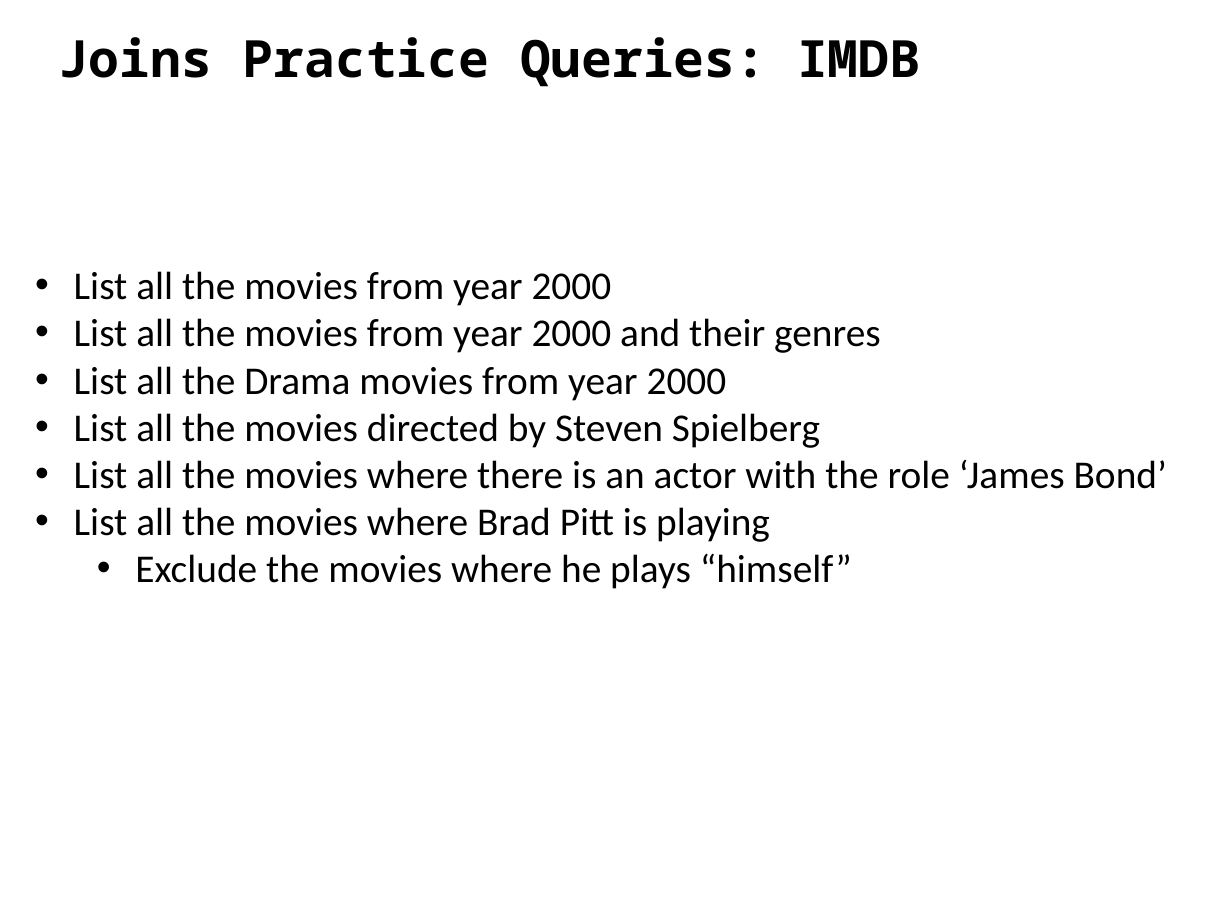
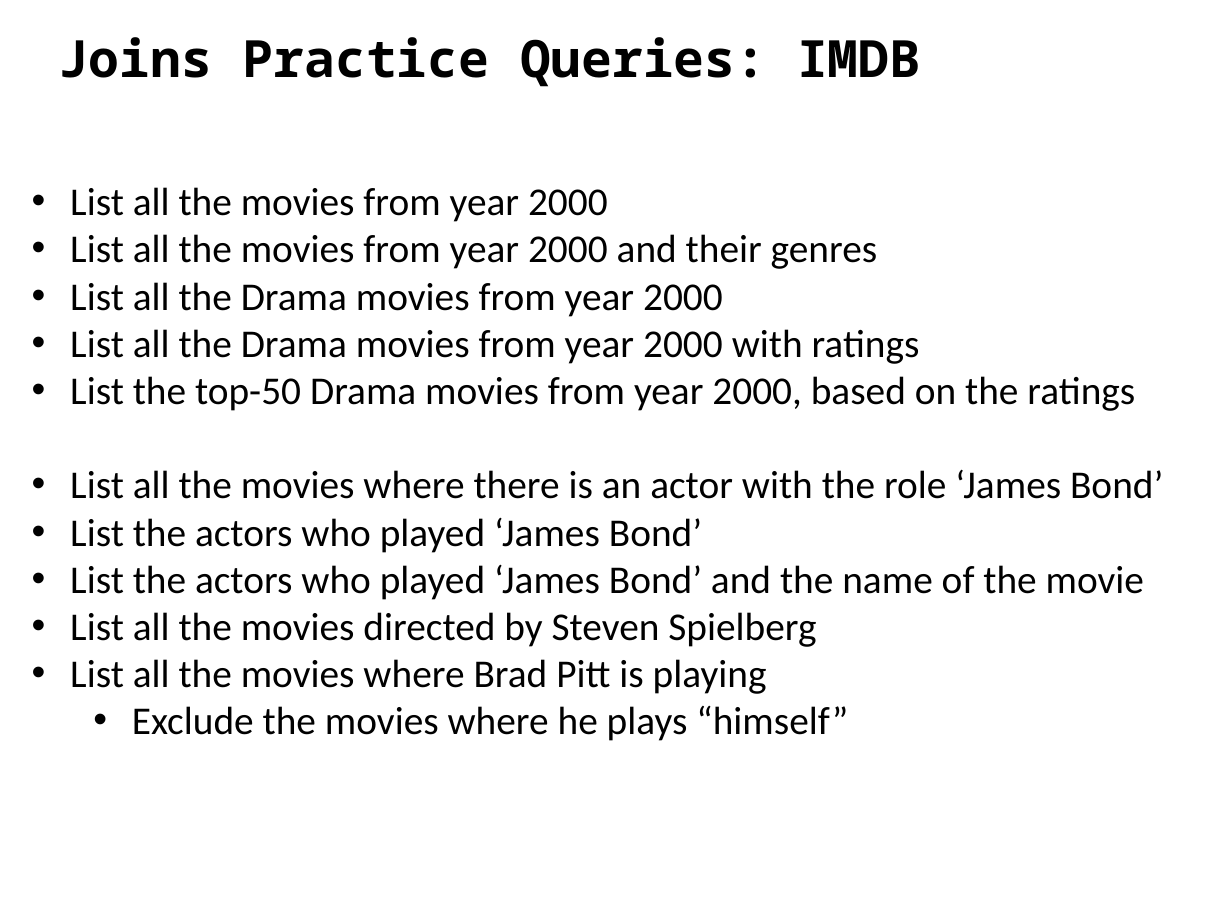
Before and after one commit to Serene1307/dealing_with_data, a slide deck: slide 32 of 3-SQL/C-SQL.pptx (slide 29 before the commit). Drawn at 1232x924 pixels with LibreOffice and Linux fonts; fonts in the diff are those of the drawing. Boxes give left, top, right and bottom in pixels: in the first picture for what was removed or moved away, otherwise in the second. Text is boxed around its words. In the diff, an @@ line names an element or a change of style, - is before the commit and + after.

```diff
--- a/3-SQL/C-SQL.pptx
+++ b/3-SQL/C-SQL.pptx
@@ text "List all the movies from ..." moved from (x1=74, y1=271, x2=1167, y2=589) to (x1=70, y1=187, x2=1163, y2=741) @@
@@ text at (x1=70, y1=329, x2=1163, y2=600): paragraphs added @@
+• List all the Drama movies from year 2000 with ratings
+• List the top-50 Drama movies from year 2000, based on the ratings
+• List all the movies where there is an actor with the role ‘James Bond’
+• List the actors who played ‘James Bond’
+• List the actors who played ‘James Bond’ and the name of the movie
@@ text at (x1=74, y1=460, x2=1167, y2=489): paragraph removed @@
-• List all the movies where there is an actor with the role ‘James Bond’
```
Also in this commit, not shown: 2 other slides changed, 3 slides added, 1 other file.
